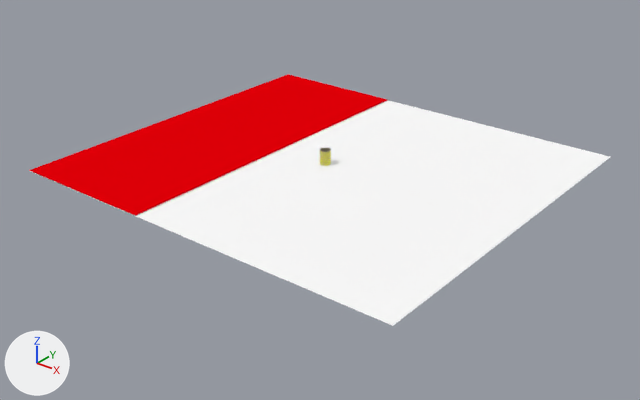
An edit to the Blender file res/map1.blend, drawn before and after from the same camera.
Rendered twice from a 50 mm lens placed at (6.44, -8.15, 4.52), pointed at (0.11, -0.24, -0.39). Arrows for +X, +Y and +Z are at lower left; the lights stay in place.

In view in the first picture: 'Floor', '_OutOfBounds'.
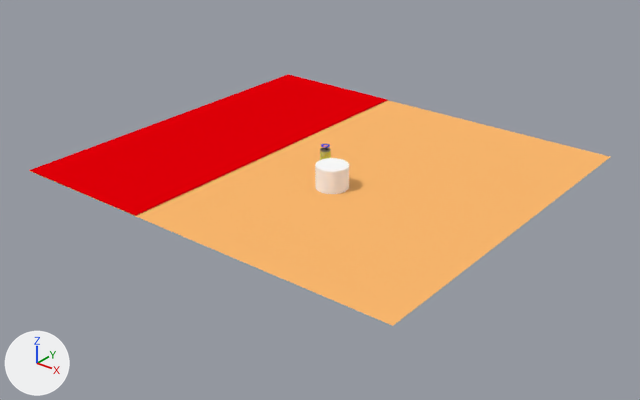
Changed parts and their boxes (x1, y1, x2, y2) in the pictures (640 x 400 px):
'Floor', recoloured (white to orange)
    both: (30, 100, 610, 326)
'_base_pos', added
    after: (315, 158, 349, 194)

What the commit changed:
Material 'Material.024' (mat_material_024) changes colour from white #ffffff to orange #ffbb70; in linear values from (1.0, 1.0, 1.0) to (1.0, 0.495, 0.161).
Material 'Material.012' (mat_material_012) is new.
Its base color is (1.0, 1.0, 1.0) (white #ffffff).
Mesh me_cylinder_021 is new.
It is a 32-sided cylinder along z spanning x -1.0..1.0, y -1.0..1.0, z 0.01..2.01.
It uses material mat_material_012 (white #ffffff).
Object '_base_pos' (ob_base_pos) is new; it shows me_cylinder_021.
Its location is (0.5, -0.5, 0.0).
Its scale is (0.202, 0.202, 0.146).
